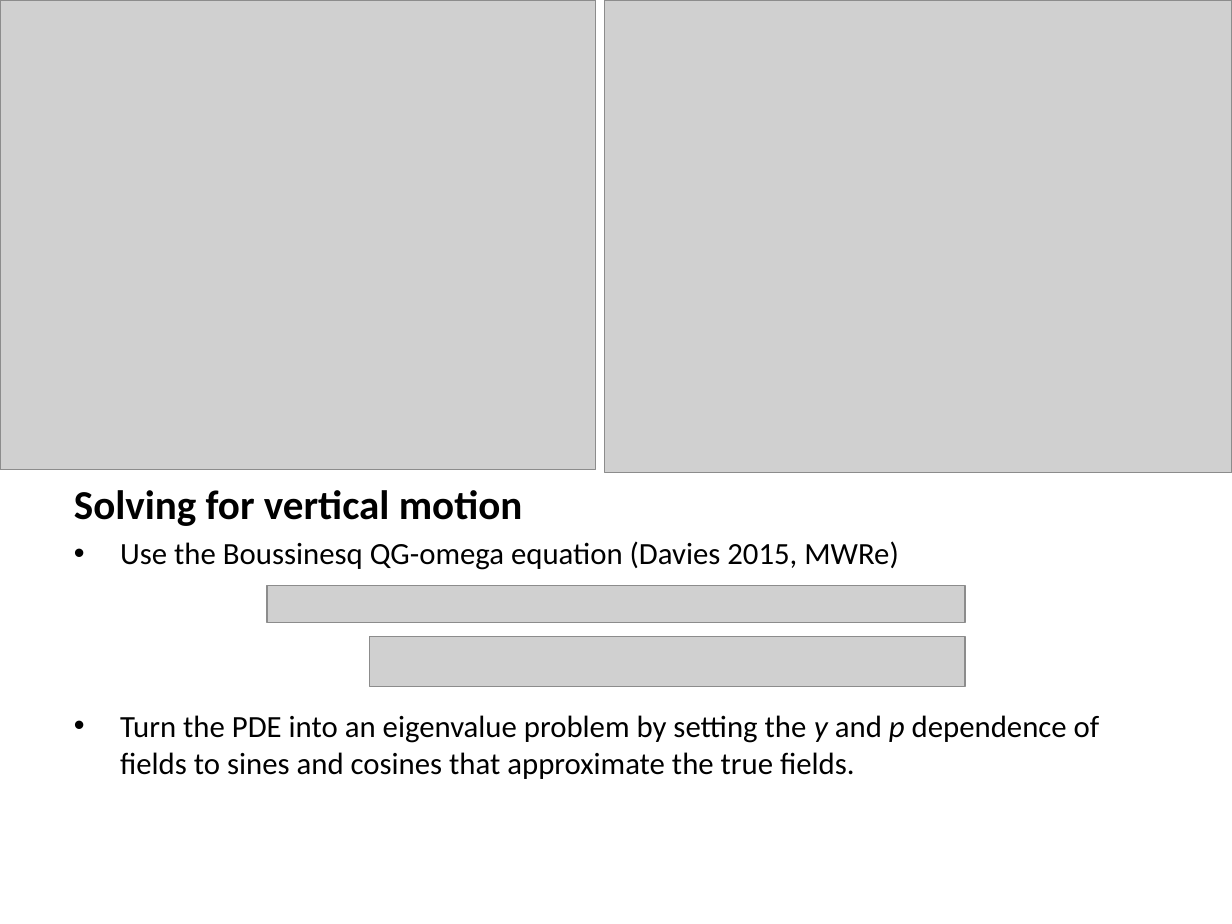
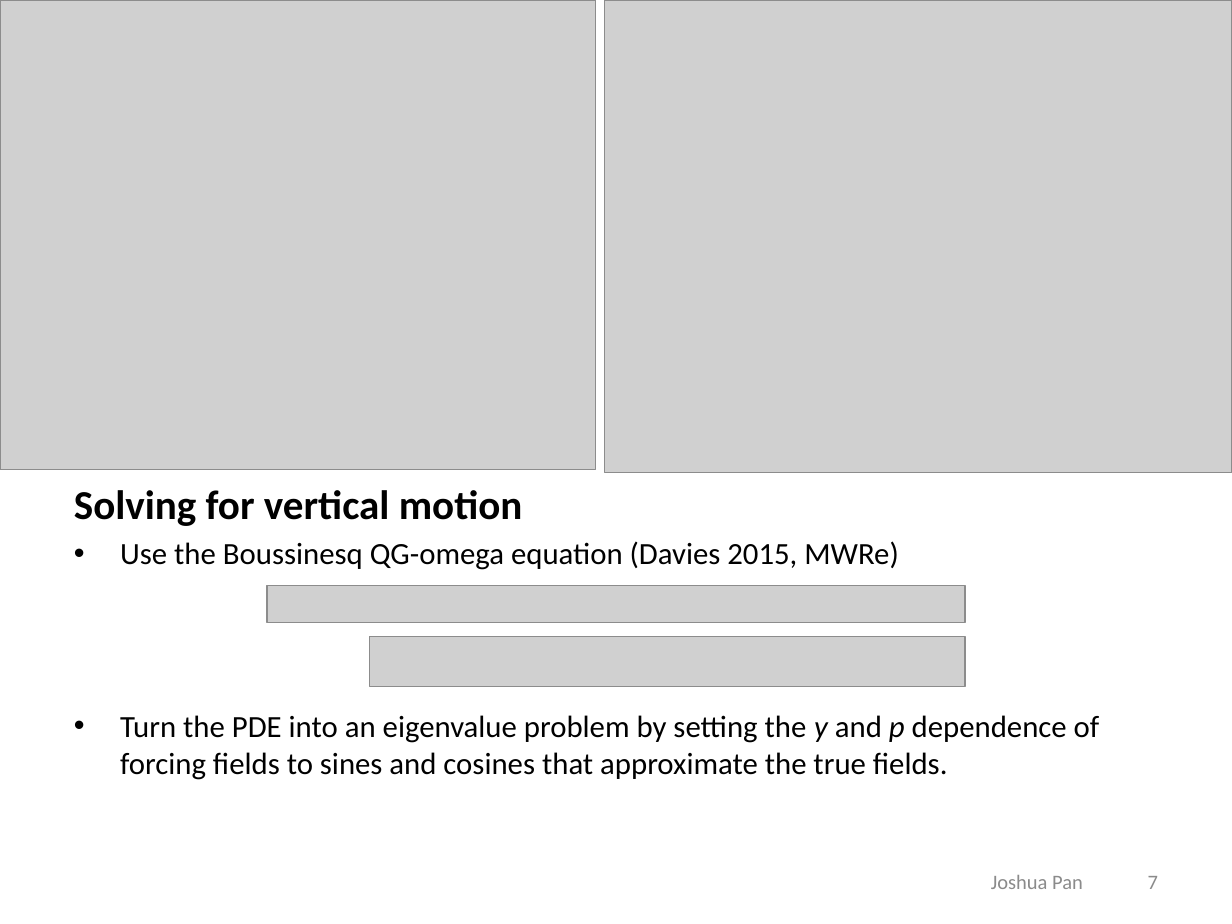
Before and after one commit to jpan84/QGomega, a slide deck: slide 7 of baroc_wv_diag_draft.pptx. Drawn at 1232x924 pixels with LibreOffice and Linux fonts; fonts in the diff are those of the drawing; grey boxes stand for pictures. Boxes give left, top, right and bottom in pixels: in the first picture for what was removed or moved away, otherwise in the second. Text is boxed around its words. In the diff, an @@ line names an element or a change of style, - is before the commit and + after.

```diff
--- a/baroc_wv_diag_draft.pptx
+++ b/baroc_wv_diag_draft.pptx
@@ text at [120, 715, 1100, 780]: text changed @@
-• Turn the PDE into an eigenvalue problem by setting the y and p dependence of fields to sines and cosines that approximate the true fields.
+• Turn the PDE into an eigenvalue problem by setting the y and p dependence of forcing fields to sines and cosines that approximate the true fields.
@@ text added at [991, 875, 1083, 889], 12 pt, text #8C8C8C @@
+Joshua Pan
@@ page number added at [1148, 876, 1158, 889], 12 pt, text #8C8C8C @@
+7
```
Also in this commit, not shown: 10 other slides changed, 1 slide added, 1 slide removed.
